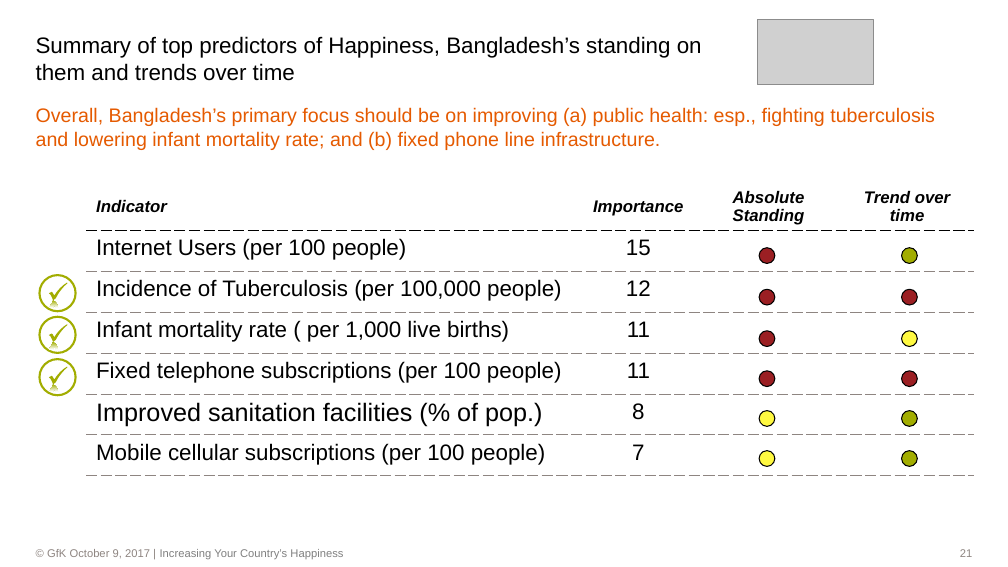
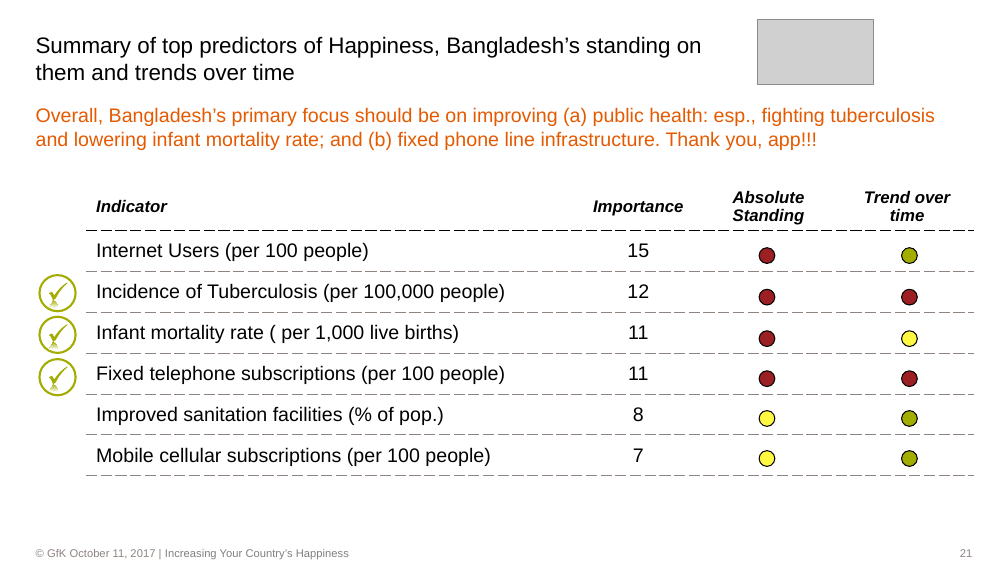
Before and after one commit to dl7631/Predict_World_Happiness, a slide deck: slide 21 of World Happiness.pptx. Drawn at 1008x567 pixels with LibreOffice and Linux fonts; fonts in the diff are those of the drawing; grey boxes stand for pictures; background and template pictures are left out. Boxes give left, top, right and bottom in pixels: in the first picture for what was removed or moved away, otherwise in the second. Text is boxed around its words. In the diff, an @@ line names an element or a change of style, - is before the commit and + after.

```diff
--- a/World Happiness.pptx
+++ b/World Happiness.pptx
@@ text at bbox=[36, 107, 935, 150]: text changed @@
-Overall, Bangladesh’s primary focus should be on improving (a) public health: esp., fighting tuberculosis and lowering infant mortality rate; and (b) fixed phone line infrastructure.
+Overall, Bangladesh’s primary focus should be on improving (a) public health: esp., fighting tuberculosis and lowering infant mortality rate; and (b) fixed phone line infrastructure. Thank you, app!!!
@@ table at bbox=[86, 182, 975, 478] @@
@@ size 16 to 14 pt in "Internet Users (per 100 people)", "15", "Incidence of Tuberculosis (per 100,000 people)", "12" and 7 more places @@
@@ size 18 to 14 pt in "Improved sanitation facilities (% of pop.)" @@
@@ text at bbox=[47, 549, 349, 560]: text changed @@
-                © GfK October 9, 2017 | Increasing Your Country’s Happiness
+                © GfK October 11, 2017 | Increasing Your Country’s Happiness
```
Also in this commit, not shown: 21 other slides changed, 1 slide added, 1 slide removed, 6 other files.
